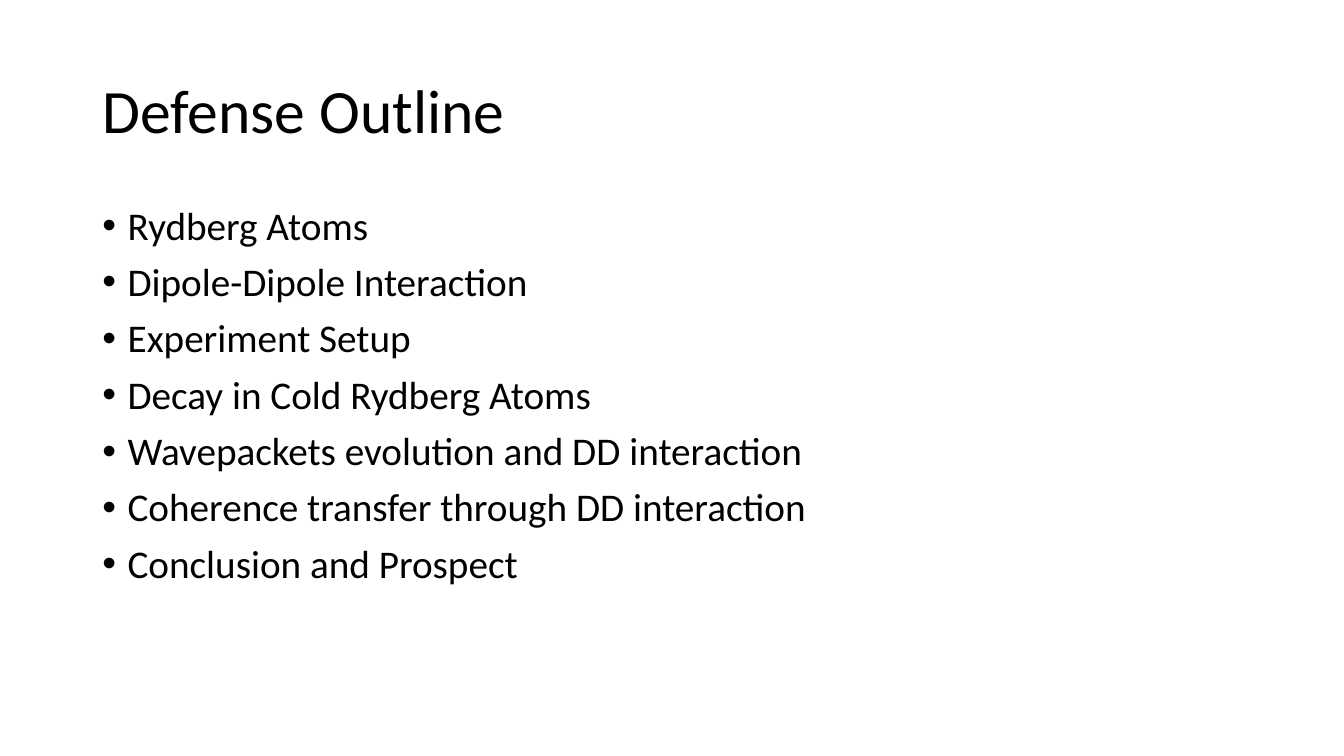
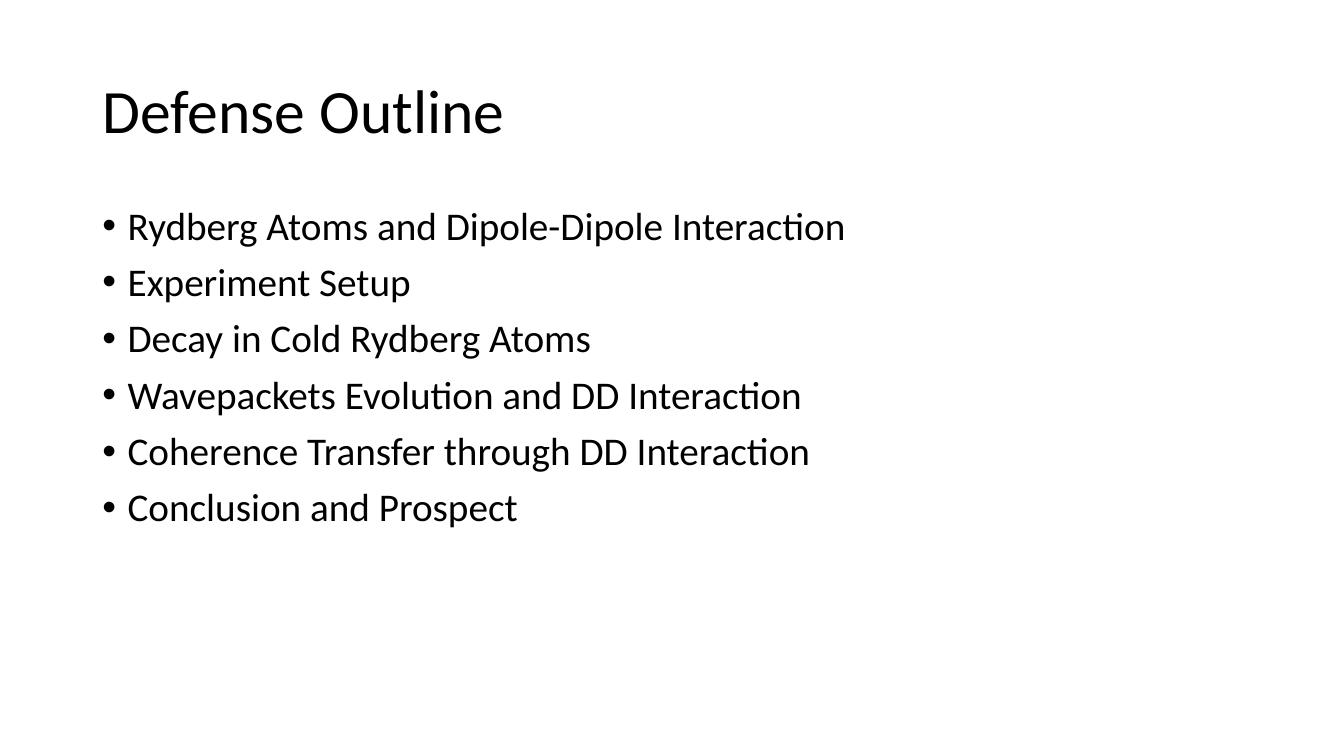
Before and after one commit to 545zhou/PHD-thesis, a slide deck: slide 2 of Presentation1.pptx. Drawn at 1344x756 pixels with LibreOffice and Linux fonts; fonts in the diff are those of the drawing. Boxes give left, top, right and bottom in pixels: in the first picture for what was removed or moved away, otherwise in the second. Text is boxed around its words. In the diff, an @@ line names an element or a change of style, - is before the commit and + after.

```diff
--- a/Presentation1.pptx
+++ b/Presentation1.pptx
@@ text at (128, 212, 845, 247): text changed @@
-• Rydberg Atoms
-• Dipole-Dipole Interaction
+• Rydberg Atoms and Dipole-Dipole Interaction
@@ text at (128, 381, 810, 472): text changed @@
-• Wavepackets evolution and DD interaction
-• Coherence transfer through DD interaction
+• Wavepackets Evolution and DD Interaction
+• Coherence Transfer through DD Interaction
```
Also in this commit, not shown: 1 other slide changed, 28 slides added, 1 slide removed, 2 other files.
